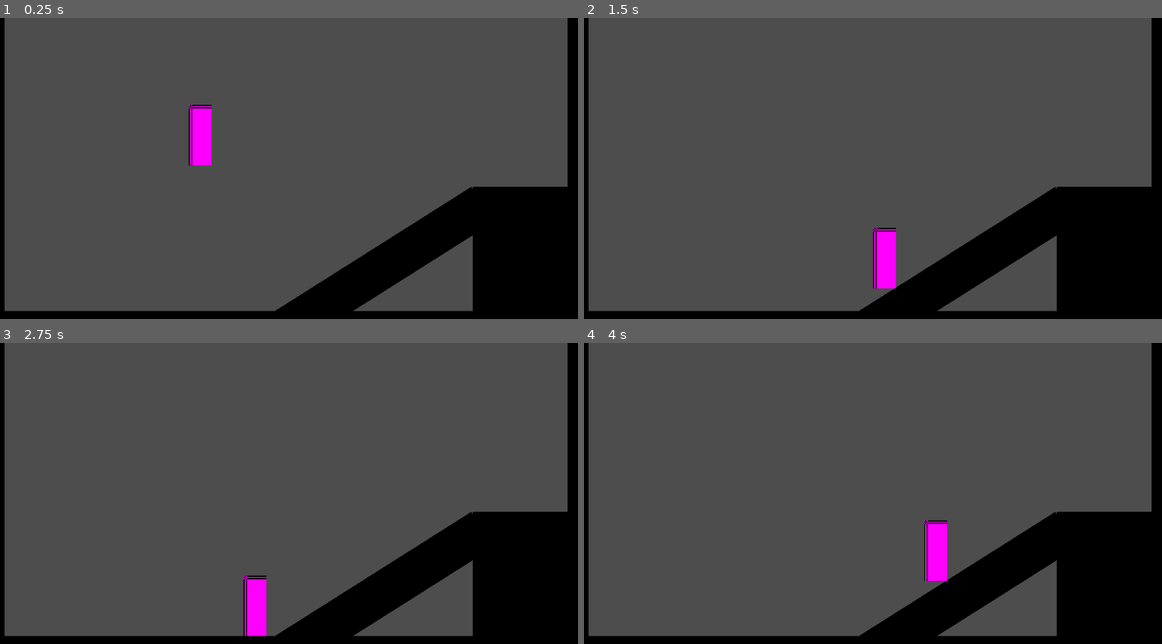
Above: before the commit, frames 1-4 (two rows, left to right).
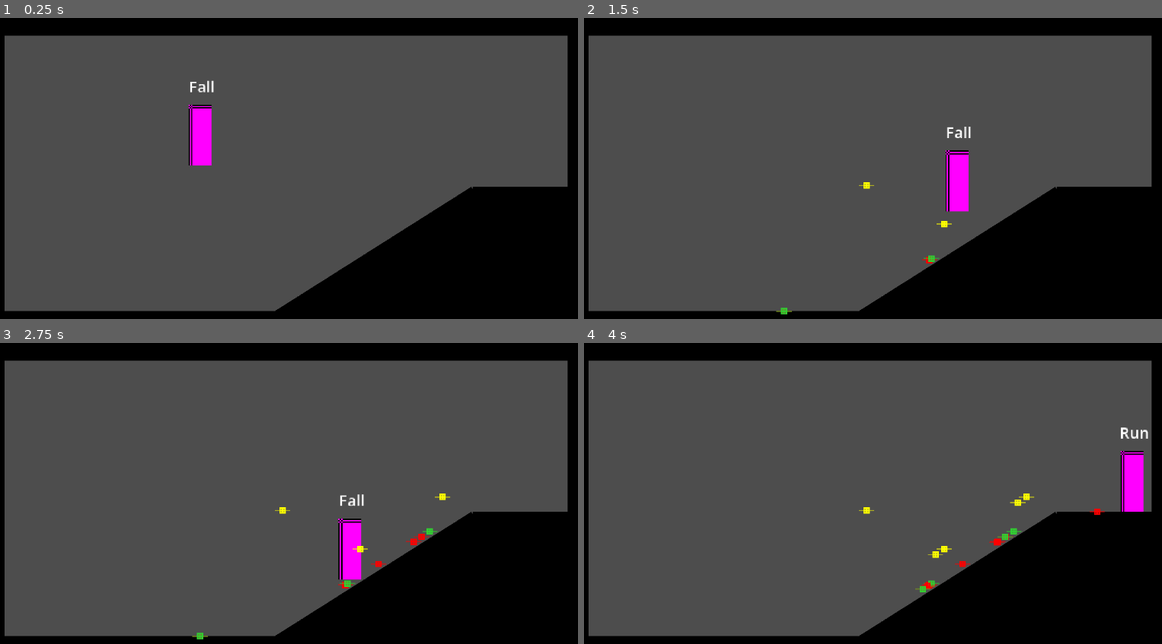
Above: after the commit, the same moments.

Repository: Kaue-Santana42/metroidvania-practice
Game: Godot game, scene res://playground.tscn
The game is run twice, just before and just after one commit, with the same random seed, the same clock (stepped at 60 frames per second) and the same inputs.
Inputs:
- Up to frame 1 (0.25 s): no input
- Up to frame 2 (1.5 s): hold Space (jump) 0.53-1.28 s; hold Right (right) from 0.53 s (still down); tap Space (jump) at 1.35 s
- Up to frame 3 (2.75 s): tap Space (jump) at 1.52, 1.82 s; release Right (right) at 2.03 s; hold Left (left) from 2.03 s (still down); hold Space (jump) from 2.03 s (still down)
- Up to frame 4 (4 s): release Left (left) at 2.78 s; release Space (jump) at 2.78 s; hold Right (right) from 2.78 s (still down); tap Space (jump) at 2.85, 3.02, 3.32 s; hold Space (jump) from 3.53 s (still down)

The runs differ from the first frame. In frame 1, 8.4% of the frame differs, in the area x 0-99%, y 0-98%; in frame 2, 10%; in frame 3, 10%; in frame 4, 10%.

Commit message:
Player States
Following Michael Games' videos, it was added run, idle, jump, and fall state. Probably I'll take a look at the documentation and understand how de code flow works, how the variable behave, and the built-in godot functions

Diff:
--- /dev/null
+++ b/player/debug_jump_indicator.tscn
@@ -0,0 +1,30 @@
+[gd_scene format=3 uid="uid://cebapfnqgomd6"]
+
+[sub_resource type="Gradient" id="Gradient_qr7du"]
+offsets = PackedFloat32Array(0.5889423, 0.9639423, 1)
+colors = PackedColorArray(1, 1, 1, 1, 1, 1, 1, 0, 1, 1, 1, 1)
+
+[sub_resource type="GradientTexture2D" id="GradientTexture2D_g4v7s"]
+gradient = SubResource("Gradient_qr7du")
+width = 5
+height = 5
+fill = 1
+fill_from = Vector2(0.5, 0.5)
+fill_to = Vector2(1, 0.5)
+
+[sub_resource type="Gradient" id="Gradient_n6vax"]
+colors = PackedColorArray(1, 1, 1, 1, 1, 1, 1, 1)
+
+[sub_resource type="GradientTexture2D" id="GradientTexture2D_yf5fn"]
+gradient = SubResource("Gradient_n6vax")
+width = 12
+height = 1
+
+[node name="Debug_Jump_Indicator" type="Node2D" unique_id=1607445858]
+
+[node name="Sprite2D" type="Sprite2D" parent="." unique_id=210756339]
+texture = SubResource("GradientTexture2D_g4v7s")
+
+[node name="Sprite2D2" type="Sprite2D" parent="." unique_id=1946771098]
+self_modulate = Color(1, 1, 1, 0.5294118)
+texture = SubResource("GradientTexture2D_yf5fn")
--- a/player/player.tscn
+++ b/player/player.tscn
@@ -1,6 +1,10 @@
 [gd_scene format=3 uid="uid://bwpajtepcfr0b"]
 
 [ext_resource type="Script" uid="uid://ckt2etval3g5a" path="res://player/scripts/player.gd" id="1_oul6g"]
+[ext_resource type="Script" uid="uid://2rdlm3t5w0ar" path="res://player/states/idle.gd" id="2_g1dw6"]
+[ext_resource type="Script" uid="uid://mx04kdxmeq2d" path="res://player/states/run.gd" id="3_yw30f"]
+[ext_resource type="Script" uid="uid://dwwycld56pmwa" path="res://player/states/jump.gd" id="4_qjkh3"]
+[ext_resource type="Script" uid="uid://y2y8ngre6aal" path="res://player/states/fall.gd" id="5_g6k8r"]
 
 [sub_resource type="PlaceholderTexture2D" id="PlaceholderTexture2D_g4v7s"]
 size = Vector2(18, 48)
@@ -11,6 +15,24 @@
 [node name="Player" type="CharacterBody2D" unique_id=120384565]
 script = ExtResource("1_oul6g")
 
+[node name="States" type="Node" parent="." unique_id=1084765313]
+
+[node name="Idle" type="Node" parent="States" unique_id=666082682]
+unique_name_in_owner = true
+script = ExtResource("2_g1dw6")
+
+[node name="Run" type="Node" parent="States" unique_id=137983126]
+unique_name_in_owner = true
+script = ExtResource("3_yw30f")
+
+[node name="Jump" type="Node" parent="States" unique_id=55489481]
+unique_name_in_owner = true
+script = ExtResource("4_qjkh3")
+
+[node name="Fall" type="Node" parent="States" unique_id=1364860479]
+unique_name_in_owner = true
+script = ExtResource("5_g6k8r")
+
 [node name="Sprite2D" type="Sprite2D" parent="." unique_id=180528292]
 position = Vector2(0, -24)
 texture = SubResource("PlaceholderTexture2D_g4v7s")
@@ -19,3 +41,12 @@
 position = Vector2(0, -23)
 shape = SubResource("RectangleShape2D_g4v7s")
 debug_color = Color(0, 0.6, 0.69803923, 0.19607843)
+
+[node name="Label" type="Label" parent="." unique_id=2116857498]
+offset_left = -40.0
+offset_top = -71.0
+offset_right = 43.0
+offset_bottom = -48.0
+theme_override_font_sizes/font_size = 12
+text = "label"
+horizontal_alignment = 1
--- a/player/scripts/player.gd
+++ b/player/scripts/player.gd
@@ -1,17 +1,98 @@
 class_name Player extends CharacterBody2D
 
+const DEBUG_JUMP_INDICATOR = preload("uid://cebapfnqgomd6")
+
+#region /// export variables
+@export var move_speed: float = 150
+#endregion
+
+
+#region /// State Machine Variables
+var states : Array[ PlayerState ]
+var current_state : PlayerState :
+	get : return states.front()
+var previous_state : PlayerState :
+	get : return states[ 1 ]
+#endregion
+
+#region /// standard variables
+var direction : Vector2 = Vector2.ZERO
+var gravity : float = 980
+#endregion
+
+func _ready() -> void:
+	initialize_states()
+	pass
+
+func _unhandled_input(event: InputEvent) -> void:
+	change_state( current_state.handle_input( event ) )
+
+
 func _process(_delta: float) -> void:
+	update_direction()
+	change_state( current_state.process( _delta ) )
+	pass
+
+func _physics_process(_delta: float) -> void:
+	velocity.y += gravity * _delta
+	move_and_slide()
+	change_state( current_state.physics_process( _delta ) )
 
 	pass
 
-func _physics_process(_delta: float) -> void:
+func initialize_states() -> void:
+	states = []
+	#gather all the states
+	for c in $States.get_children():
+		if c is PlayerState:
+			states.append( c )
+			c.player = self
+		pass
 
-	velocity.x = 0
-	if Input.is_action_pressed("left"):
-		velocity.x = -100
-	elif Input.is_action_pressed("right"):
-		velocity.x = 100
+	if states.size() == 0:
+		return
 
-	velocity.y += 980 * _delta
-	move_and_slide()
+	#initialize all states
+	for state in states:
+		state._init()
+
+	#set our first state
+	change_state( current_state )
+	current_state.enter()
+	$Label.text = current_state.name
 	pass
+
+
+func change_state( new_state : PlayerState) -> void:
+	if new_state == null:
+		return
+	elif new_state == current_state:
+		return
+
+	if current_state:
+		current_state.exit()
+
+	states.push_front( new_state )
+	current_state.enter()
+	states.resize( 3 )
+	$Label.text = current_state.name
+	pass
+
+func update_direction() -> void:
+	#var prev_direction : Vector2 = direction
+
+	var x_axis = Input.get_axis("left", "right")
+	var y_axis = Input.get_axis("up", "down")
+	direction = Vector2(x_axis, y_axis)
+
+	pass
+
+
+func add_debug_indicator ( color : Color = Color.RED) -> void:
+	var d : Node2D = DEBUG_JUMP_INDICATOR.instantiate()
+	get_tree().root.add_child( d )
+	d.global_position = global_position
+	d.modulate  = color
+	await get_tree().create_timer( 3.0 ).timeout
+	d.queue_free()
+	pass
--- /dev/null
+++ b/player/states/00_player_state.gd
@@ -0,0 +1,35 @@
+@icon( "res://player/states/icon-state.svg" )
+class_name PlayerState extends Node
+
+var player : Player
+var next_state : PlayerState
+
+#region /// state references
+@onready var idle: PlayerStateIdle = %Idle
+@onready var run: PlayerStateRun = %Run
+@onready var jump: PlayerStateJump = %Jump
+@onready var fall: PlayerStateFall = %Fall
+
+#endregion
+
+func _init() -> void:
+
+	pass
+
+func enter() -> void:
+
+	pass
+
+func exit() -> void:
+
+	pass
+
+func handle_input( _event : InputEvent ) -> PlayerState:
+
+	return next_state
+
+func process( _delta: float) -> PlayerState:
+	return next_state
+
+func physics_process( _delta: float) -> PlayerState:
+	return next_state
--- /dev/null
+++ b/player/states/fall.gd
@@ -0,0 +1,29 @@
+class_name PlayerStateFall extends PlayerState
+
+func _init() -> void:
+
+	pass
+
+func enter() -> void:
+	# Play animation
+	pass
+
+func exit() -> void:
+
+	pass
+
+func handle_input( _event : InputEvent ) -> PlayerState:
+	# Handle Input
+	return next_state
+
+func process( _delta: float) -> PlayerState:
+
+	return next_state
+
+func physics_process( _delta: float) -> PlayerState:
+	if player.is_on_floor():
+		player.add_debug_indicator( )
+		return idle
+
+	player.velocity.x = player.direction.x * player.move_speed
+	return next_state
--- /dev/null
+++ b/player/states/icon-state.svg
@@ -0,0 +1,2 @@
+<?xml version="1.0" encoding="utf-8"?><!-- Uploaded to: SVG Repo, www.svgrepo.com, Generator: SVG Repo Mixer Tools -->
+<svg width="800px" height="800px" viewBox="0 0 24 24" xmlns="http://www.w3.org/2000/svg"><path d="M19.367 8.355l3.89-3.89L19.426.632l-.707.707L21.378 4H14v8H7.95a3.5 3.5 0 1 0 0 1H11v7h10.309l-2.649 2.648.707.707 3.89-3.89-3.832-3.833-.707.707L21.378 19H12v-6h3V5h6.309L18.66 7.648zM4.5 15A2.5 2.5 0 1 1 7 12.5 2.5 2.5 0 0 1 4.5 15z"/><path fill="none" d="M0 0h24v24H0z"/></svg>
--- /dev/null
+++ b/player/states/idle.gd
@@ -0,0 +1,30 @@
+class_name PlayerStateIdle extends PlayerState
+
+func _init() -> void:
+
+	pass
+
+func enter() -> void:
+	# Play animation
+	pass
+
+func exit() -> void:
+
+	pass
+
+func handle_input( _event : InputEvent ) -> PlayerState:
+	# Handle Input
+	if _event.is_action_pressed("jump"):
+		return jump
+	return next_state
+
+func process( _delta: float) -> PlayerState:
+	if player.direction.x != 0:
+		return run
+	return next_state
+
+func physics_process( _delta: float) -> PlayerState:
+	player.velocity.x = 0
+	if player.is_on_floor() == false:
+		return fall
+	return next_state
--- /dev/null
+++ b/player/states/jump.gd
@@ -0,0 +1,37 @@
+class_name PlayerStateJump extends PlayerState
+
+@export var jump_velocity : float = 450.0
+
+
+func _init() -> void:
+
+	pass
+
+func enter() -> void:
+	# Play animation
+	player.add_debug_indicator( Color.LIME_GREEN )
+	player.velocity.y = -jump_velocity
+	pass
+
+func exit() -> void:
+	player.add_debug_indicator( Color.YELLOW )
+	pass
+
+func handle_input( event : InputEvent ) -> PlayerState:
+	if event.is_action_released("jump"):
+		player.velocity.y *= 0.5
+		return fall
+	return next_state
+
+func process( _delta: float) -> PlayerState:
+
+	return next_state
+
+func physics_process( _delta: float) -> PlayerState:
+	if player.is_on_floor():
+		return idle
+	elif player.velocity.y >= 0:
+		return fall
+
+	player.velocity.x = player.direction.x * player.move_speed
+	return next_state
--- /dev/null
+++ b/player/states/run.gd
@@ -0,0 +1,29 @@
+class_name PlayerStateRun extends PlayerState
+
+func _init() -> void:
+
+	pass
+
+func enter() -> void:
+	# Play animation
+	pass
+
+func exit() -> void:
+
+	pass
+
+func handle_input( _event : InputEvent ) -> PlayerState:
+	if _event.is_action_pressed("jump"):
+		return jump
+	return next_state
+
+func process( _delta: float) -> PlayerState:
+	if player.direction.x == 0:
+		return idle
+	return next_state
+
+func physics_process( _delta: float) -> PlayerState:
+	player.velocity.x = player.direction.x * player.move_speed
+	if player.is_on_floor() == false:
+		return fall
+	return next_state
--- a/playground.tscn
+++ b/playground.tscn
@@ -26,6 +26,16 @@
 [node name="CollisionShape2D" type="CollisionShape2D" parent="main_floor/StaticBody2D" unique_id=1754841391]
 shape = SubResource("RectangleShape2D_g4v7s")
 
+[node name="ceiling" type="Sprite2D" parent="." unique_id=504100413]
+position = Vector2(240, -9)
+scale = Vector2(16, 1.4375)
+texture = SubResource("GradientTexture2D_g4v7s")
+
+[node name="StaticBody2D" type="StaticBody2D" parent="ceiling" unique_id=2125202471]
+
+[node name="CollisionShape2D" type="CollisionShape2D" parent="ceiling/StaticBody2D" unique_id=2111251807]
+shape = SubResource("RectangleShape2D_g4v7s")
+
 [node name="left_wall" type="Sprite2D" parent="." unique_id=949891022]
 position = Vector2(1.4999971, 137.49998)
 scale = Vector2(1.0312502, 8.84375)
@@ -49,9 +59,9 @@
 shape = SubResource("RectangleShape2D_g4v7s")
 
 [node name="ramp" type="Sprite2D" parent="." unique_id=1986489198]
-position = Vector2(304, 204.99998)
+position = Vector2(318.74493, 228.22008)
 rotation = 1.0050329
-scale = Vector2(1.0312502, 6.7031255)
+scale = Vector2(2.7503815, 6.7031255)
 texture = SubResource("GradientTexture2D_g4v7s")
 
 [node name="StaticBody2D" type="StaticBody2D" parent="ramp" unique_id=461010898]
Not shown, added: player/states/00_player_state.gd.uid
Not shown, added: player/states/fall.gd.uid
Not shown, added: player/states/icon-state.svg.import
Not shown, added: player/states/idle.gd.uid
Not shown, added: player/states/jump.gd.uid
Not shown, added: player/states/run.gd.uid
